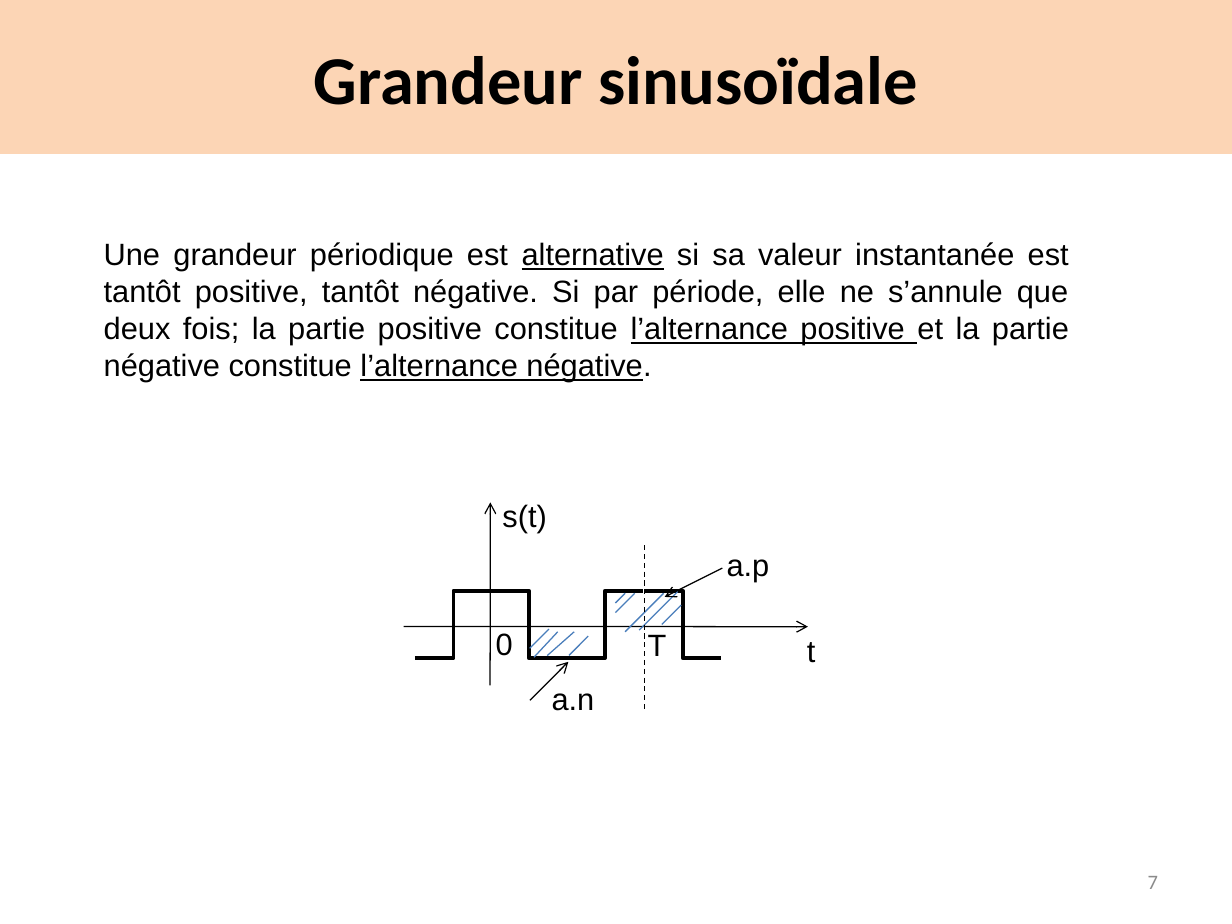
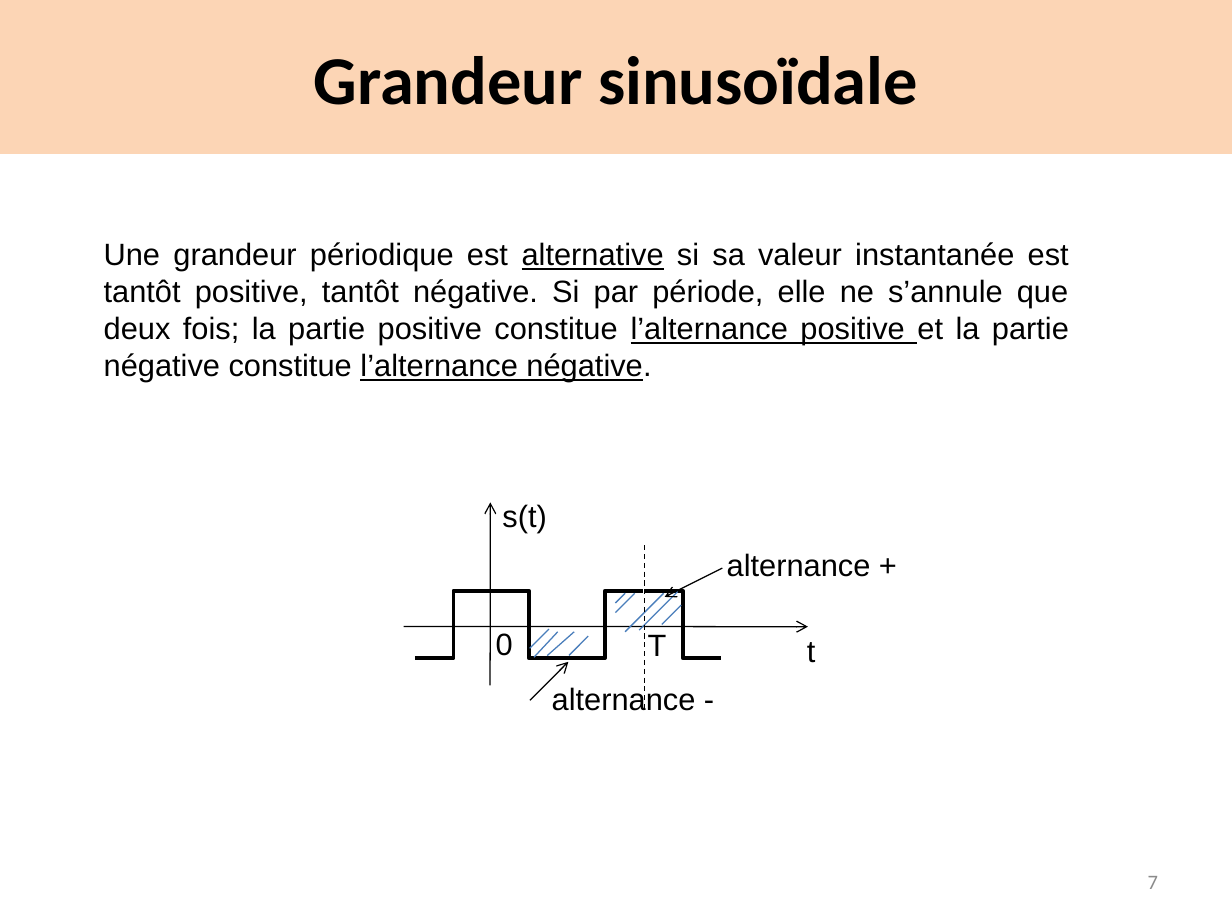
Before and after one commit to alinejmi/alinejmi.github.io, a slide deck: slide 7 of files/Chap1-Rseaualternatifmonophas.pptx. Drawn at 1232x924 pixels with LibreOffice and Linux fonts; fonts in the diff are those of the drawing. Boxes give left, top, right and bottom in pixels: in the first picture for what was removed or moved away, otherwise in the second. Text is boxed around its words. In the diff, an @@ line names an element or a change of style, - is before the commit and + after.

```diff
--- a/files/Chap1-Rseaualternatifmonophas.pptx
+++ b/files/Chap1-Rseaualternatifmonophas.pptx
@@ text at [727,553,871,577]: text changed @@
-a.p
+alternance +
@@ text at [552,686,696,711]: text changed @@
-a.n
+alternance -
```
Also in this commit, not shown: 9 other slides changed, 1 other file.
